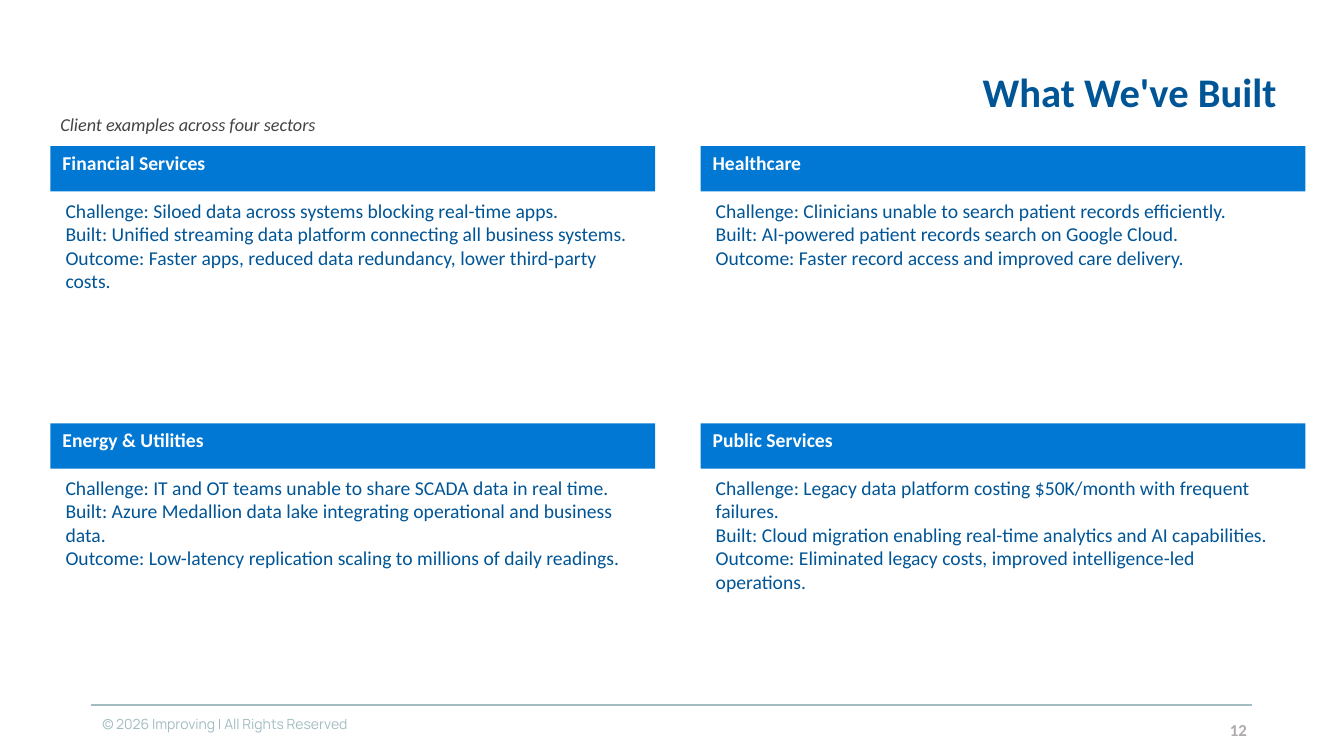
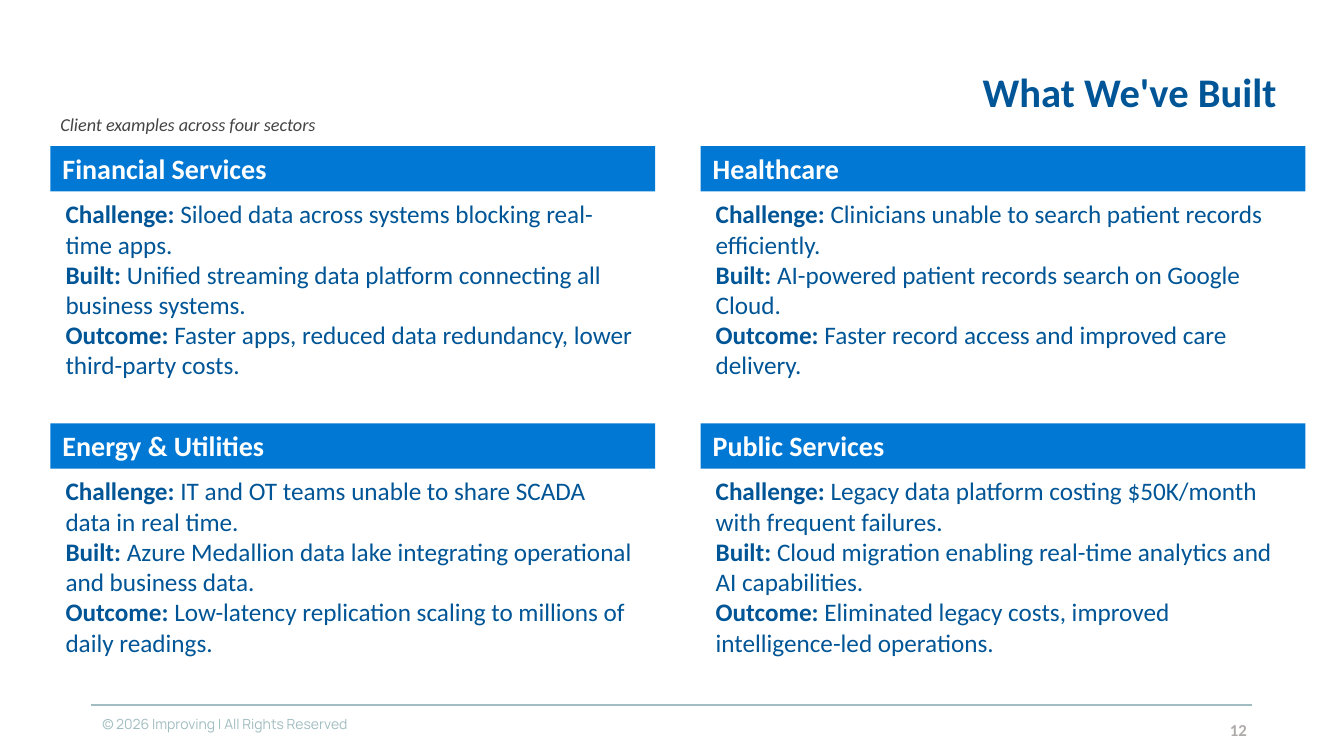
Before and after one commit to davidmohara/Jarvis, a slide deck: slide 12 of meetings/Kazakhstan Delegation.pptx. Drawn at 1344x756 pixels with LibreOffice and Linux fonts; fonts in the diff are those of the drawing; background and template pictures are left out. Boxes give left, top, right and bottom in pixels: in the first picture for what was removed or moved away, otherwise in the second. Text is boxed around its words. In the diff, an @@ line names an element or a change of style, - is before the commit and + after.

```diff
--- a/meetings/Kazakhstan Delegation.pptx
+++ b/meetings/Kazakhstan Delegation.pptx
@@ size 14 to 20 pt in 4 elements at (x1=62, y1=159, x2=267, y2=180), (x1=713, y1=159, x2=839, y2=180), (x1=62, y1=436, x2=264, y2=461), (x1=713, y1=436, x2=884, y2=457) @@
@@ size 14 to 18 pt; bold on in "Challenge:", "Built:", "Outcome:" in 4 elements at (x1=66, y1=205, x2=632, y2=378), (x1=716, y1=205, x2=1262, y2=378), (x1=66, y1=482, x2=631, y2=657), (x1=716, y1=482, x2=1272, y2=657) @@
```
Also in this commit, not shown: 3 other slides changed, 10 other files.
